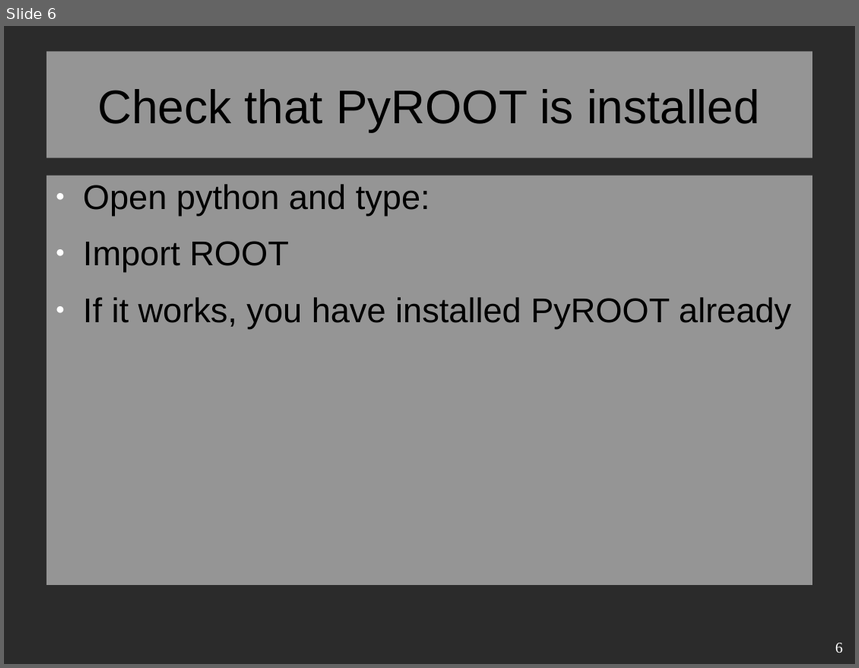
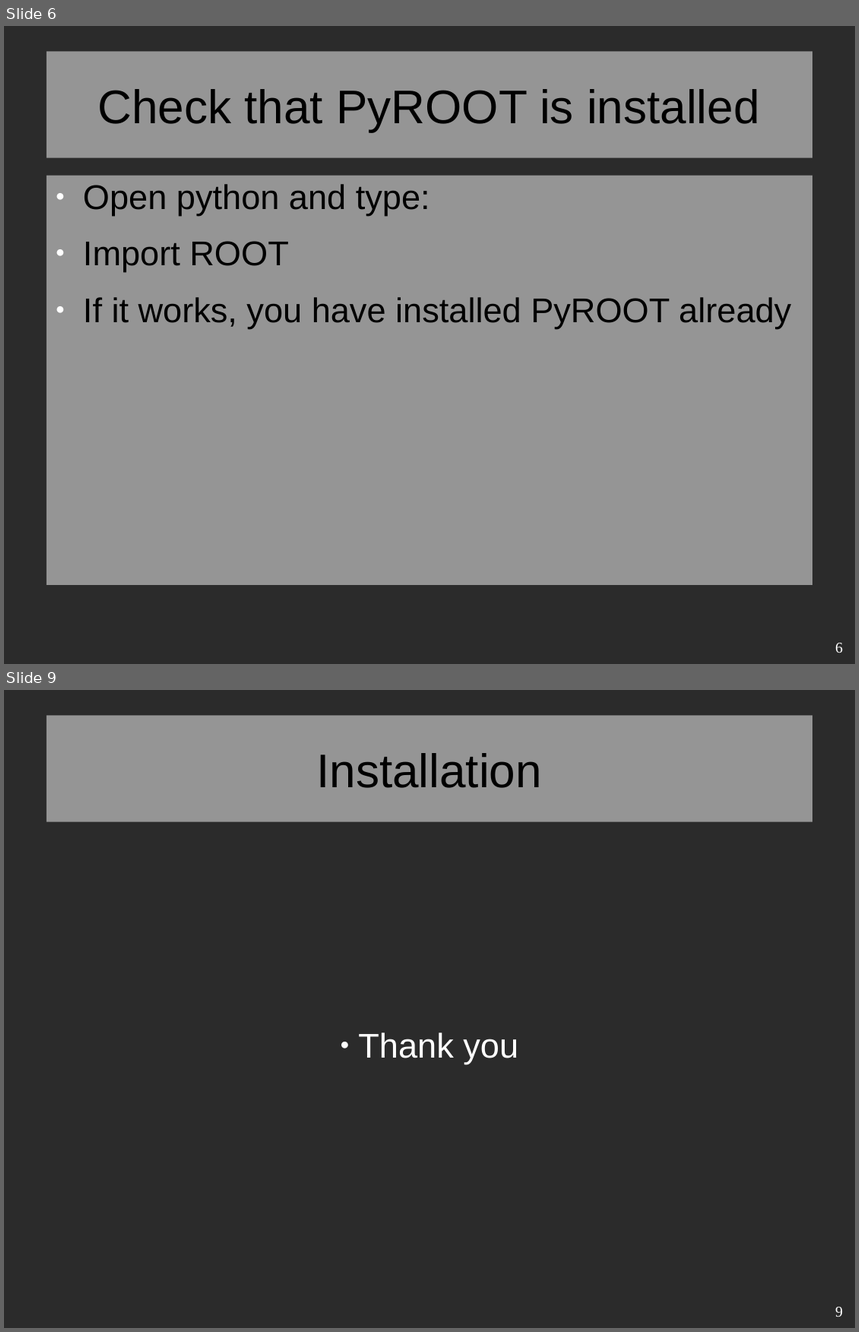
Before and after one commit to javadebadi/ROOT_Tutorial, a slide deck: 01_Introduction/02_Install.odp. Shown one above the other, each under a label of ours: slide 6 before the commit, slides 6 and 9 after it; the slides between them are not shown. The pictures are 859x668 and 859x1332 pixels, drawn with LibreOffice and Linux fonts; fonts in the diff are those of the drawing; background and template pictures are left out; a plain dark background stands for a picture behind light text. Boxes give left, top, right and bottom in pixels: in the first picture for what was removed or moved away, otherwise in the second. Text is boxed around its words. In the diff, an @@ line names an element or a change of style, - is before the commit and + after.

```diff
--- a/01_Introduction/02_Install.odp
+++ b/01_Introduction/02_Install.odp
@@ slide 9 added at (4, 690, 855, 1328), background picture (left out) @@
@@ title added at (47, 716, 813, 822), fill #FFFFFF at 50% opacity, 44 pt, text #000000 @@
+Installation
@@ text added at (358, 1033, 519, 1064), 32 pt, text #FFFFFF @@
+● Thank you
@@ page number added at (835, 1307, 843, 1317), 14 pt, text #FFFFFF @@
+9
```
Also in this commit, not shown: 2 other slides added, 1 other file.
